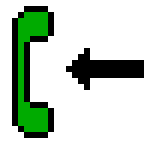
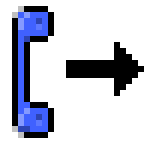
Layered file, before and after one edit (w=144, h=144). Changes by layer:
renamed "Background copy" to "Outbound answered", showed it, painted on it over [12, 6, 144, 138]
renamed "Background" to "Incoming answered", hid it, painted on it over [12, 6, 144, 138]
showed "bg" over [12, 6, 144, 138]
